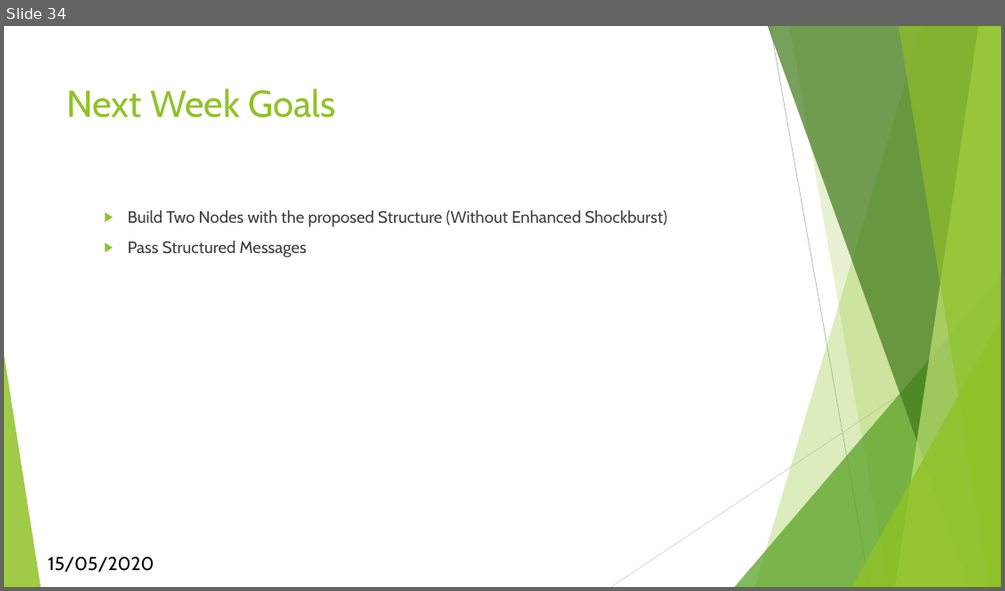
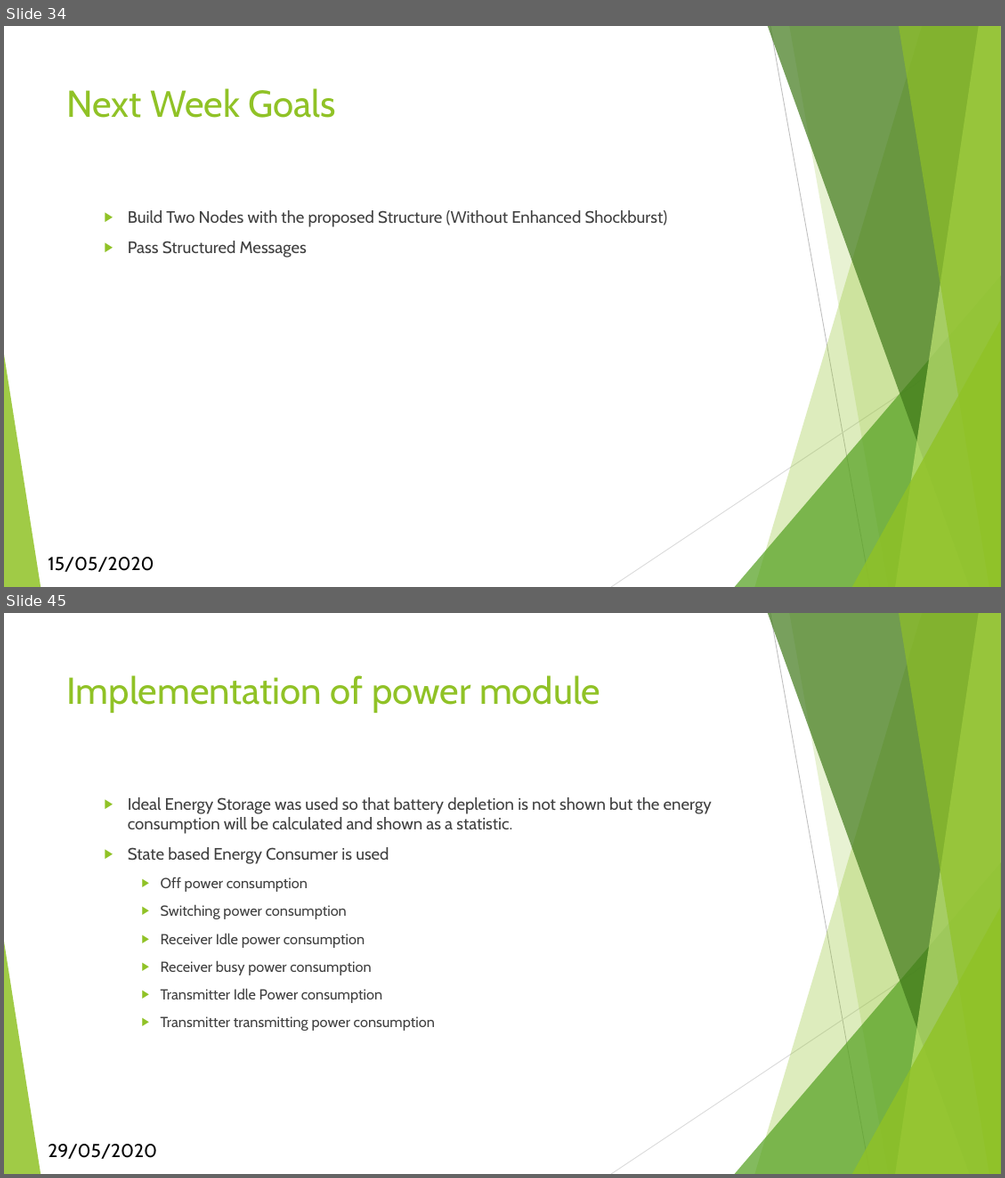
Before and after one commit to Kirishikesan/Mesh-Network-Communication-Protocol, a slide deck: PresentationsAndReports/AgrIoT-Phase 3.pptx. Shown one above the other, each under a label of ours: slide 34 before the commit, slides 34 and 45 after it; the slides between them are not shown. The pictures are 1005x591 and 1005x1178 pixels, drawn with LibreOffice and Linux fonts; fonts in the diff are those of the drawing. Boxes give left, top, right and bottom in pixels: in the first picture for what was removed or moved away, otherwise in the second. Text is boxed around its words. In the diff, an @@ line names an element or a change of style, - is before the commit and + after.

```diff
--- a/PresentationsAndReports/AgrIoT-Phase 3.pptx
+++ b/PresentationsAndReports/AgrIoT-Phase 3.pptx
@@ slide 45 added at bbox=[4, 613, 1001, 1174], background #FFFFFF; not listed: 10 template elements that a slide beside it also shows @@
@@ title added at bbox=[67, 675, 600, 713], 36 pt, text #90C226 @@
+Implementation of power module
@@ text added at bbox=[128, 797, 712, 1030], 14 pt, text #404040 @@
+  ▶ Ideal Energy Storage was used so that battery depletion is not shown but the energy consumption will be calculated and shown as a statistic.
+  ▶ State based Energy Consumer is used
+    ▶ Off power consumption
+    ▶ Switching power consumption
+    ▶ Receiver Idle power consumption
+    ▶ Receiver busy power consumption
+    ▶ Transmitter Idle Power consumption
+    ▶ Transmitter transmitting power consumption
@@ text added at bbox=[48, 1143, 157, 1159], 18 pt, text #000000 @@
+29/05/2020
```
Also in this commit, not shown: 1 slide changed, 17 other slides added, 15 other files.
